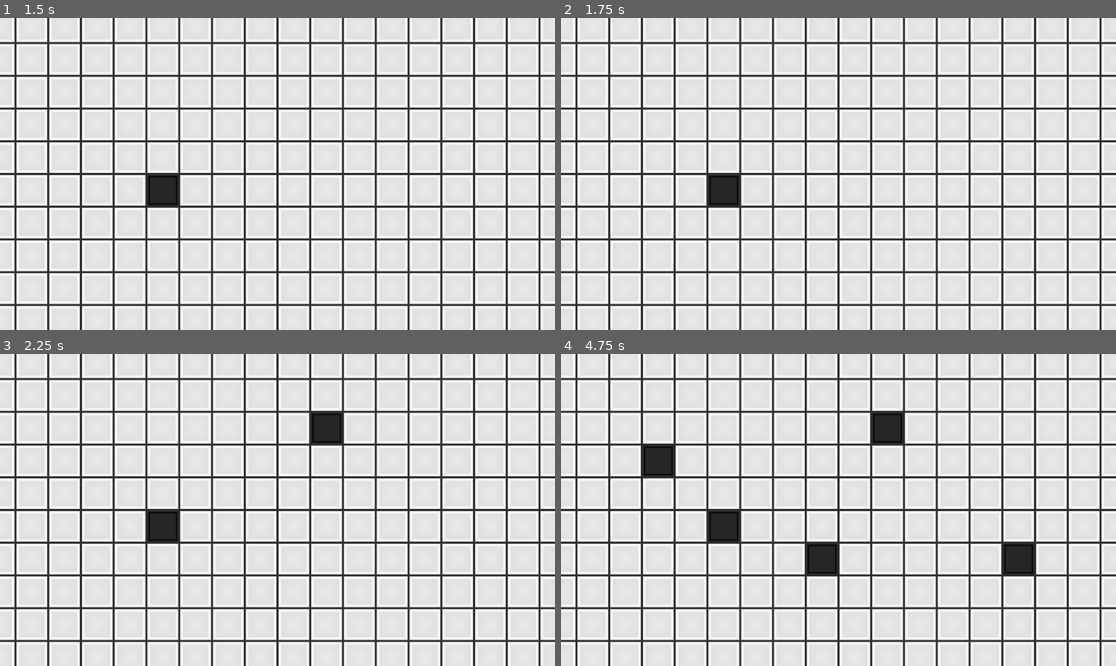
Above: before the commit, frames 1-4 (two rows, left to right).
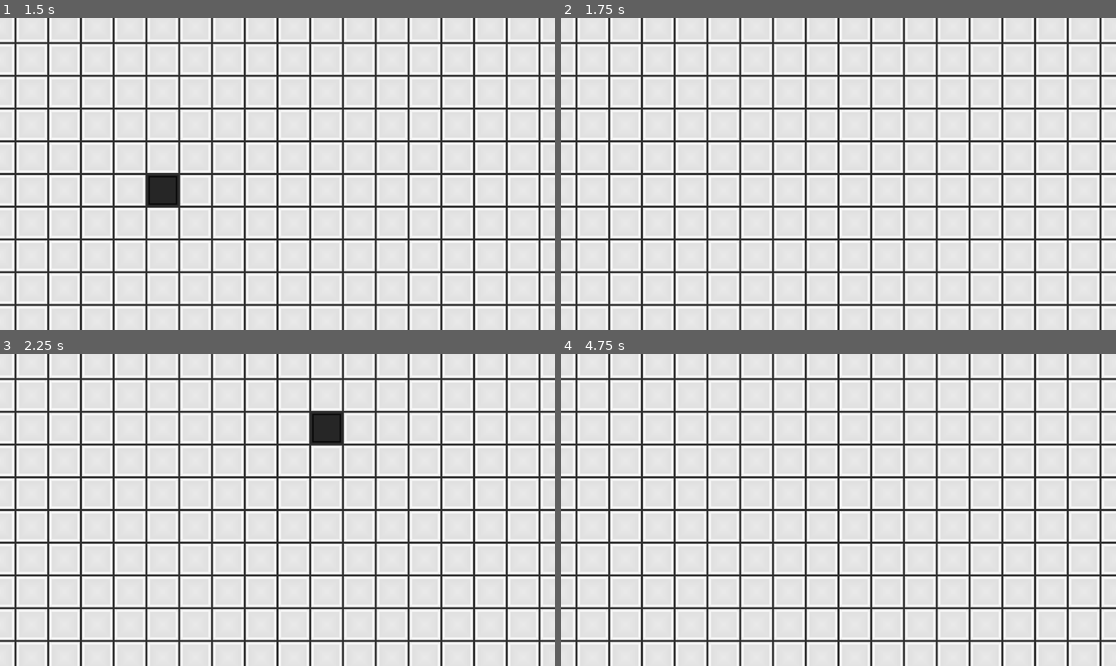
Above: after the commit, the same moments.

Repository: robotabc773/Brackeys2024.1
Game: Godot game, scene res://Scenes/test.tscn
Same seed, same stepped clock (60 frames per second), same inputs: the game is played once before the commit and once after it.
Inputs (mouse positions are in pixels of both pictures, inside the frame that each line leads up to):
- Up to frame 1 (1.5 s): tap Enter at 0.5 s; click (277, 174) at 0.67 s; tap Space at 1.25 s; move the mouse to (166, 189) at 1.27 s; click (166, 189) at 1.42 s
- Up to frame 2 (1.75 s): no input
- Up to frame 3 (2.25 s): tap Enter at 2 s; move the mouse to (333, 441) at 2.02 s; click (333, 441) at 2.17 s
- Up to frame 4 (4.75 s): tap Space at 2.75, 4.25 s; move the mouse to (810, 572) at 2.77 s; click (810, 572) at 2.92 s; tap Enter at 3.5 s; move the mouse to (1005, 556) at 3.52 s; click (1005, 556) at 3.67 s; move the mouse to (672, 463) at 4.27 s; click (672, 463) at 4.42 s

Frame 1 is identical in both runs. In frame 2, 0.6% of the frame differs, in the area x 26-33%, y 50-61%; in frame 3, 0.6%; in frame 4, 2.8%, in the area x 14-86%, y 18-71%.

Commit message:
follow godot style guides and static typing

Diff:
--- a/Objects/tile.tscn
+++ b/Objects/tile.tscn
@@ -1,11 +1,11 @@
 [gd_scene load_steps=3 format=3 uid="uid://bawse0x2a8v0b"]
 
 [ext_resource type="Texture2D" uid="uid://6pbgru47ympg" path="res://Sprites/tile_empty.tres" id="1_tpncd"]
-[ext_resource type="Script" path="res://Scripts/Tile.gd" id="2_eir3e"]
+[ext_resource type="Script" path="res://Scripts/tile.gd" id="2_isat2"]
 
 [node name="Tile" type="TextureRect"]
 texture = ExtResource("1_tpncd")
-script = ExtResource("2_eir3e")
+script = ExtResource("2_isat2")
 
 [connection signal="mouse_entered" from="." to="." method="_on_mouse_entered"]
 [connection signal="mouse_exited" from="." to="." method="_on_mouse_exited"]
--- a/Scenes/test.tscn
+++ b/Scenes/test.tscn
@@ -1,7 +1,7 @@
 [gd_scene load_steps=3 format=3 uid="uid://cdlowv8hmrxtd"]
 
 [ext_resource type="Theme" uid="uid://bas1oqw84cj4o" path="res://grid.tres" id="1_sv077"]
-[ext_resource type="Script" path="res://Scripts/LogicGrid.gd" id="2_535ix"]
+[ext_resource type="Script" path="res://Scripts/logic_grid.gd" id="2_535ix"]
 
 [node name="Control" type="PanelContainer"]
 anchors_preset = 15
--- a/Scripts/LogicGrid.gd
+++ /dev/null
@@ -1,108 +0,0 @@
-extends GridContainer
-class_name LogicGrid
-
-## Tile object that will be instantiated across the grid
-const tile_template = preload("res://Objects/tile.tscn")
-
-## Number of rows in the grid
-@export_range(0, 20) var num_rows = 4
-## Number of columns in the grid
-@export_range(0, 20) var num_cols = 4
-
-## Internal array of tiles, do not update directly
-var tiles: Array[Tile]
-## [Grid] representing the current displayed state of the tiles
-var display_grid : Grid
-## Position of the tile the mouse is currently over
-var hovered_tile : Vector2i
-
-## Current tool instance
-var current_tool : Tools.Tool = Tools.ToolTest.new()
-## Whether there is currenty a tool in the process of being used
-var tool_in_progress : bool
-## Position the tool started in
-var tool_start_pos : Vector2i
-## Copy of the grid from before the current tool started being used
-var tool_initial_grid : Grid
-## Path the mouse has taken over the course of the current tool
-var tool_path : Array[Vector2i]
-
-## Called on start
-## Initializes tiles and display_grid
-func _ready():
-	columns = num_cols
-
-	# Initialize display_grid
-	var states: Array[Tile.State] = []
-	states.resize(num_rows * num_cols)
-	states.fill(Tile.State.LIGHT)
-	display_grid = Grid.new(num_rows, num_cols, states)
-
-	# Instantiate tiles
-	for i in range(num_rows * num_cols):
-		var tile = tile_template.instantiate()
-		add_child(tile)
-		tiles.append(tile)
-		tile.state = Tile.State.LIGHT
-		# Get notified when the mouse hovers over the tile, with the tile's position
-		tile.mouse_entered.connect(_tile_mouse_entered.bind(display_grid.index_to_pos(i)))
-
-# Adds a position to the tool path, backtracking if we've already visited it
-func _add_pos_to_tool_path(pos : Vector2i) -> void:
-	var existing_index = tool_path.find(pos)
-	if existing_index != -1:
-		# We've gone backwards
-		tool_path.resize(existing_index + 1)
-	else:
-		tool_path.append(pos)
-
-## Called when the mouse moves over a new tile
-func _tile_mouse_entered(pos : Vector2i) -> void:
-	if tool_in_progress:
-		var old_pos = tool_path[-1]
-		while old_pos != pos:
-			var delta = pos - old_pos
-			if absi(delta.x) > absi(delta.y):
-				old_pos.x += signi(delta.x)
-			else:
-				old_pos.y += signi(delta.y)
-			_add_pos_to_tool_path(old_pos)
-		_add_pos_to_tool_path(pos)
-	hovered_tile = pos
-
-## Handles mouse input for starting and finishing tools
-func _gui_input(event):
-	if not event is InputEventMouseButton:
-		return
-	if event.pressed:
-		# Mouse was pressed, start the tool if valid
-		if not current_tool.valid_start_pos(display_grid, hovered_tile):
-			return
-		tool_in_progress = true
-		tool_start_pos = hovered_tile
-		tool_initial_grid = display_grid.copy()
-		tool_path = [hovered_tile]
-	else:
-		# Mouse was released, finish the tool if it is in progress
-		if not tool_in_progress:
-			return
-		var tool_final_grid = tool_initial_grid.copy()
-		var result = current_tool.apply(tool_final_grid, tool_path)
-		if result == Tools.Result.SUCCESS:
-			display_grid = tool_final_grid
-		else:
-			display_grid = tool_initial_grid
-		tool_in_progress = false
-
-## Called every frame
-func _process(_delta):
-	# Update tool preview
-	if tool_in_progress:
-		var preview_grid = tool_initial_grid.copy()
-		var result = current_tool.apply(preview_grid, tool_path)
-		if result != Tools.Result.FAILURE:
-			display_grid = preview_grid
-
-	# Actually display the states in display_grid
-	for i in tiles.size():
-		tiles[i].state = display_grid.states[i]
--- a/Scripts/Tile.gd
+++ /dev/null
@@ -1,18 +0,0 @@
-extends TextureRect
-class_name Tile
-## Draws a single tile
-
-enum State {LIGHT, DARK}
-
-#const empty_tex = preload("res://Sprites/tile_empty.tres")
-const dark_tex = preload("res://Sprites/tile_dark.tres")
-const light_tex = preload("res://Sprites/tile_light.tres")
-
-var state : State:
-	set(value):
-		match value:
-			State.LIGHT:
-				texture = light_tex
-			State.DARK:
-				texture = dark_tex
-		state = value
--- a/Scripts/Grid.gd
+++ b/Scripts/grid.gd
@@ -1,46 +1,54 @@
+class_name Grid
 extends RefCounted
-class_name Grid
 ## A grid of tile states
 
 ## Number of rows in the grid
 var num_rows : int
 ## Number of columns in the grid
 var num_cols : int
-## Internal array of states, should not be accessed directly
-var states : Array[Tile.State]
 
-## Constructor, initializes members
-func _init(r : int, c : int, s : Array[Tile.State]):
+# Internal array of _states, should not be accessed directly
+var _states : Array[Tile.State]
+
+
+# Constructor, initializes members
+func _init(r : int, c : int, s : Array[Tile.State]) -> void:
 	assert(r * c == s.size(), "Grid improperly initialized")
 	num_rows = r
 	num_cols = c
-	states = s
+	_states = s
 
-## Turn an index in the states array into a position on the grid
+
+## Turn an index in the _states array into a position on the grid
 func index_to_pos(i : int) -> Vector2i:
 	@warning_ignore("integer_division")
 	return Vector2i(i % num_cols, i / num_cols)
+
 
 ## Returns true iff the given position is inside the grid
 func valid_pos(pos : Vector2i) -> bool:
 	return pos.y >= 0 and pos.y <= num_rows - 1 and pos.x >= 0 and pos.x <= num_cols - 1
 
+
 ## Gets the state at a given position
 func get_state(pos : Vector2i) -> Tile.State:
-	return states[pos.y * num_cols + pos.x]
+	return _states[pos.y * num_cols + pos.x]
+
 
 ## Sets the state at a given position
 func set_state(pos : Vector2i, state : Tile.State) -> void:
-	states[pos.y * num_cols + pos.x] = state
+	_states[pos.y * num_cols + pos.x] = state
+
 
 ## Returns a copy of the grid
 func copy() -> Grid:
-	return Grid.new(num_rows, num_cols, states.duplicate())
+	return Grid.new(num_rows, num_cols, _states.duplicate())
+
 
 ## Returns all valid positions obtained by adding a value from deltas to pos
 func neighbors(pos : Vector2i, deltas : Array[Vector2i]) -> Array[Vector2i]:
 	var res : Array[Vector2i] = []
-	for delta in deltas:
+	for delta : Vector2i in deltas:
 		if valid_pos(pos + delta):
 			res.append(pos + delta)
 	return res
--- /dev/null
+++ b/Scripts/logic_grid.gd
@@ -0,0 +1,112 @@
+class_name LogicGrid
+extends GridContainer
+
+## Tile object that will be instantiated across the grid
+const _tile_template = preload("res://Objects/tile.tscn")
+
+## Number of rows in the grid
+@export_range(0, 20) var num_rows : int = 4
+## Number of columns in the grid
+@export_range(0, 20) var num_cols : int = 4
+
+## Current tool instance
+var current_tool : Tools.Tool = Tools.ToolA.new()
+
+# Internal array of tiles, generally do not update directly
+var _tiles: Array[Tile]
+# Grid representing the current displayed state of the tiles
+var _display_grid : Grid
+# Position of the tile the mouse is currently over
+var _hovered_tile : Vector2i
+
+# Whether there is currenty a tool in the process of being used
+var _tool_in_progress : bool
+# Copy of the grid from before the current tool started being used
+var _tool_initial_grid : Grid
+# Path the mouse has taken over the course of the current tool
+var _tool_path : Array[Vector2i]
+
+
+# Called on start
+# Initializes _tiles and _display_grid
+func _ready() -> void:
+	columns = num_cols
+
+	# Initialize _display_grid
+	var states: Array[Tile.State] = []
+	states.resize(num_rows * num_cols)
+	states.fill(Tile.State.LIGHT)
+	_display_grid = Grid.new(num_rows, num_cols, states)
+
+	# Instantiate tiles
+	for i in range(num_rows * num_cols):
+		var tile : Tile = _tile_template.instantiate()
+		add_child(tile)
+		_tiles.append(tile)
+		tile.state = Tile.State.LIGHT
+		# Get notified when the mouse hovers over the tile, with the tile's position
+		tile.mouse_entered.connect(_tile_mouse_entered.bind(_display_grid.index_to_pos(i)))
+
+
+# Adds a position to the tool path, backtracking if we've already visited it
+func _add_pos_to_tool_path(pos : Vector2i) -> void:
+	var existing_index := _tool_path.find(pos)
+	if existing_index != -1:
+		# We've gone backwards
+		_tool_path.resize(existing_index + 1)
+	else:
+		_tool_path.append(pos)
+
+
+# Called when the mouse moves over a new tile
+func _tile_mouse_entered(pos : Vector2i) -> void:
+	if _tool_in_progress:
+		var old_pos := _tool_path[-1]
+		while old_pos != pos:
+			var delta := pos - old_pos
+			if absi(delta.x) > absi(delta.y):
+				old_pos.x += signi(delta.x)
+			else:
+				old_pos.y += signi(delta.y)
+			_add_pos_to_tool_path(old_pos)
+		_add_pos_to_tool_path(pos)
+	_hovered_tile = pos
+
+
+# Handles mouse input for starting and finishing tools
+func _gui_input(event : InputEvent) -> void:
+	if not event is InputEventMouseButton:
+		return
+	var mouse_event : InputEventMouseButton = event
+	if mouse_event.pressed:
+		# Mouse was pressed, start the tool if valid
+		if not current_tool.valid_start_pos(_display_grid, _hovered_tile):
+			return
+		_tool_in_progress = true
+		_tool_initial_grid = _display_grid.copy()
+		_tool_path = [_hovered_tile]
+	else:
+		# Mouse was released, finish the tool if it is in progress
+		if not _tool_in_progress:
+			return
+		var tool_final_grid := _tool_initial_grid.copy()
+		var result := current_tool.apply(tool_final_grid, _tool_path)
+		if result == Tools.Result.SUCCESS:
+			_display_grid = tool_final_grid
+		else:
+			_display_grid = _tool_initial_grid
+		_tool_in_progress = false
+
+
+# Called every frame
+func _process(_delta : float) -> void:
+	# Update tool preview
+	if _tool_in_progress:
+		var preview_grid := _tool_initial_grid.copy()
+		var result := current_tool.apply(preview_grid, _tool_path)
+		if result != Tools.Result.FAILURE:
+			_display_grid = preview_grid
+
+	# Actually display the states in _display_grid
+	for i in _tiles.size():
+		_tiles[i].state = _display_grid.get_state(_display_grid.index_to_pos(i))
--- /dev/null
+++ b/Scripts/tile.gd
@@ -0,0 +1,29 @@
+class_name Tile
+extends TextureRect
+## Draws a single tile
+
+## Possible states for a tile
+enum State {LIGHT, DARK}
+
+## Inverts a given state
+static func invert(s : State) -> State:
+	if s == State.DARK:
+		return State.LIGHT
+	else:
+		return State.DARK
+
+
+#const empty_tex = preload("res://Sprites/tile_empty.tres")
+const dark_tex : Texture = preload("res://Sprites/tile_dark.tres")
+const light_tex : Texture = preload("res://Sprites/tile_light.tres")
+
+
+## The current state of the tile, setting also changes the texture
+var state : State:
+	set(value):
+		match value:
+			State.LIGHT:
+				texture = light_tex
+			State.DARK:
+				texture = dark_tex
+		state = value
--- a/Scripts/Tools.gd
+++ b/Scripts/tools.gd
@@ -1,5 +1,6 @@
+class_name Tools
 extends Object
-class_name Tools
+
 
 ## Possible results of tool application
 enum Result {
@@ -8,8 +9,9 @@
 	## Invalid use, but still useful to show, may modify the grid
 	PREVIEW_ONLY,
 	## Valid use, may modify the grid
-	SUCCESS
+	SUCCESS,
 }
+
 
 ## Base class for a tool, shouldn't be used directly
 class Tool:
@@ -18,21 +20,25 @@
 		assert(false, "Unimplemented")
 		return false
 
+
 	## Apply the tool to the grid, returning the relevant [enum Tools.Result]
 	func apply(_grid : Grid, _path : Array[Vector2i]) -> Result:
 		assert(false, "Unimplemented")
 		return Result.FAILURE
+
 
 class ToolTest extends Tool:
 	## Should return true iff the given position is valid to start the tool at
 	func valid_start_pos(_grid : Grid, _pos : Vector2i) -> bool:
 		return true
 
+
 	## Apply the tool to the grid, returning the relevant [enum Tools.Result]
 	func apply(grid : Grid, path : Array[Vector2i]) -> Result:
-		for pos in path:
+		for pos : Vector2i in path:
 			grid.set_state(pos, Tile.State.DARK)
 		return Result.SUCCESS
+
 
 ## [Tool] that draws an unfilled rectangle of dark squares.
 ## The corners must be light and the start and end row and column must both be different
@@ -41,25 +47,30 @@
 	func valid_start_pos(grid : Grid, pos : Vector2i) -> bool:
 		return grid.get_state(pos) == Tile.State.LIGHT
 
+
 	## Draws the unfilled rectangle
 	## Returns PREVIEW_ONLY if one of the corners isn't light
 	## or the start and end row or column are the same
 	## Returns SUCCESS otherwise
 	func apply(grid : Grid, path : Array[Vector2i]) -> Result:
-		var start_pos = path[0]
-		var end_pos = path[-1]
-		var result = Result.SUCCESS
-		if grid.get_state(end_pos) == Tile.State.DARK or \
-			grid.get_state(Vector2i(start_pos.x, end_pos.y)) == Tile.State.DARK or \
-			grid.get_state(Vector2i(end_pos.x, start_pos.y)) == Tile.State.DARK:
-			result = Result.PREVIEW_ONLY
-		if start_pos.x == end_pos.x or start_pos.y == end_pos.y:
+		var start_pos := path[0]
+		var end_pos := path[-1]
+		var result := Result.SUCCESS
+		if (
+				# Check if any corners are dark
+				# (don't need to check start_pos because valid_start_pos handles that)
+				grid.get_state(end_pos) == Tile.State.DARK
+				or grid.get_state(Vector2i(start_pos.x, end_pos.y)) == Tile.State.DARK
+				or grid.get_state(Vector2i(end_pos.x, start_pos.y)) == Tile.State.DARK
+				# Check that start and end row and column are different
+				or start_pos.x == end_pos.x or start_pos.y == end_pos.y
+		):
 			result = Result.PREVIEW_ONLY
 
-		var low_x = min(start_pos.x, end_pos.x)
-		var high_x = max(start_pos.x, end_pos.x)
-		var low_y = min(start_pos.y, end_pos.y)
-		var high_y = max(start_pos.y, end_pos.y)
+		var low_x := mini(start_pos.x, end_pos.x)
+		var high_x := maxi(start_pos.x, end_pos.x)
+		var low_y := mini(start_pos.y, end_pos.y)
+		var high_y := maxi(start_pos.y, end_pos.y)
 
 		for x in range(low_x, high_x + 1):
 			grid.set_state(Vector2i(x, start_pos.y), Tile.State.DARK)
--- a/project.godot
+++ b/project.godot
@@ -14,3 +14,11 @@
 run/main_scene="res://Scenes/test.tscn"
 config/features=PackedStringArray("4.2", "Forward Plus")
 config/icon="res://icon.svg"
+
+[debug]
+
+gdscript/warnings/untyped_declaration=1
+gdscript/warnings/unsafe_property_access=1
+gdscript/warnings/unsafe_method_access=1
+gdscript/warnings/unsafe_cast=1
+gdscript/warnings/unsafe_call_argument=1
